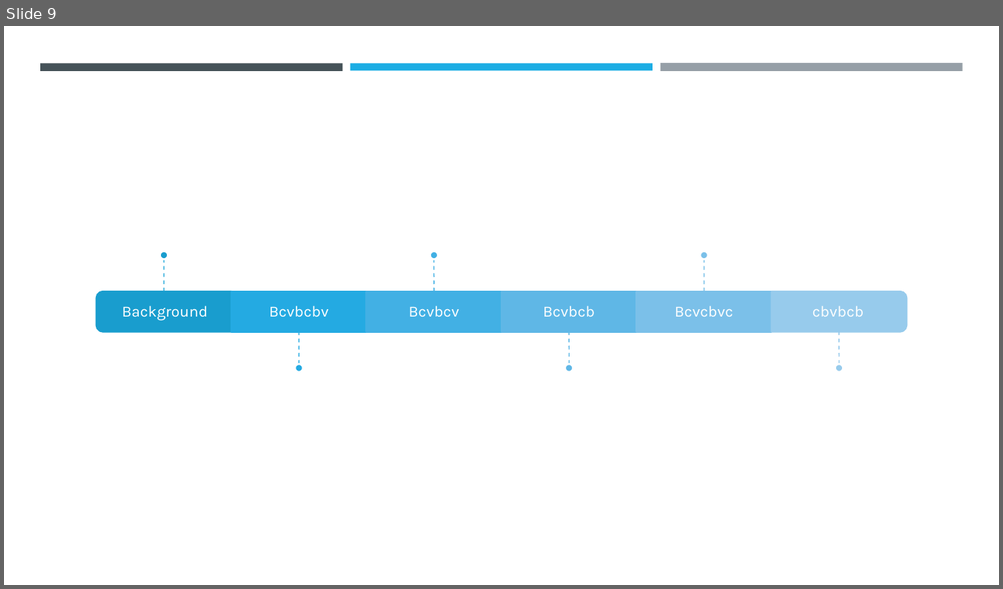
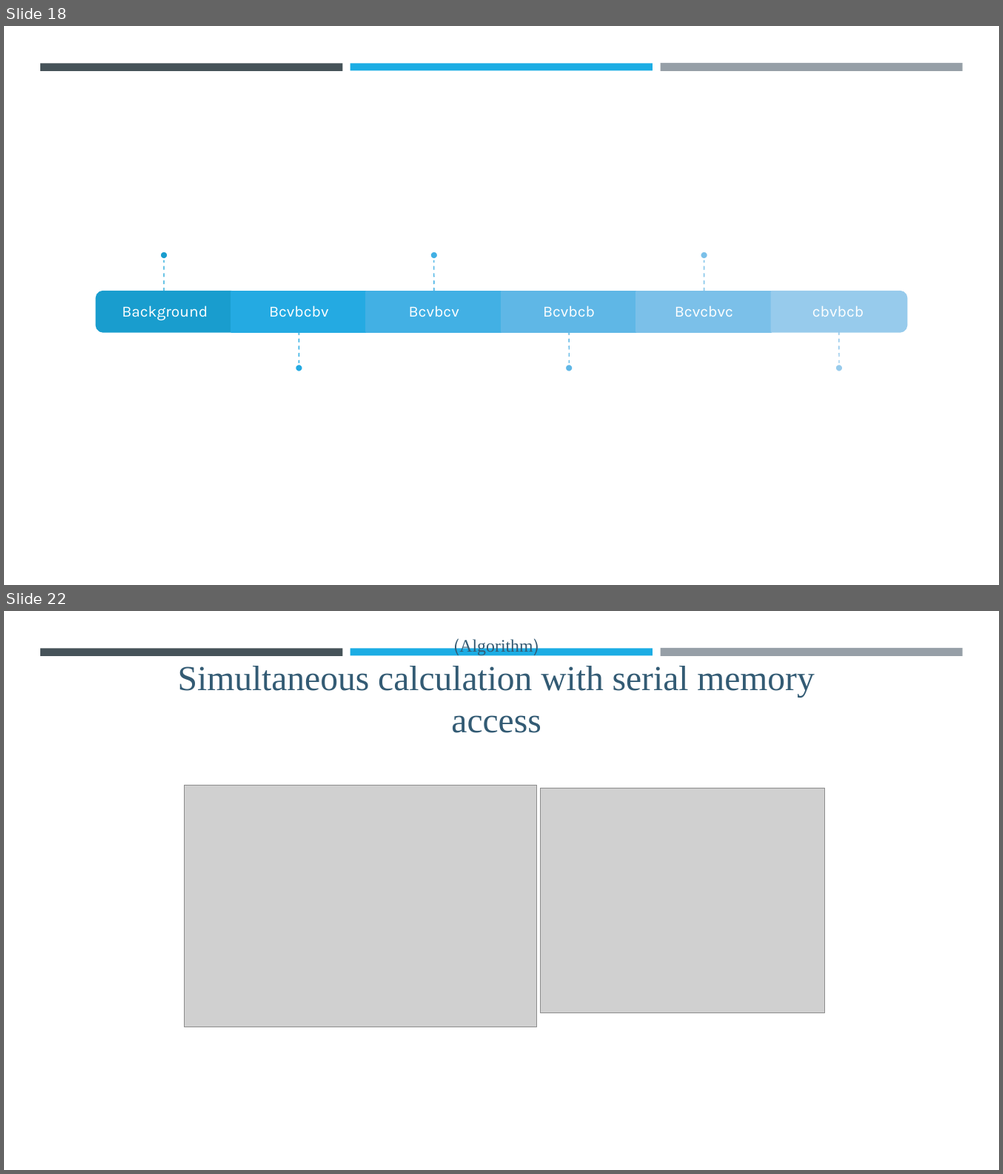
Before and after one commit to gvol11/MGA-MFD, a slide deck: Future Forward.pptx. Shown one above the other, each under a label of ours: slide 9 before the commit, slides 18 and 22 after it; the slides between them are not shown. The pictures are 1003x589 and 1003x1174 pixels, drawn with LibreOffice and Linux fonts; fonts in the diff are those of the drawing; grey boxes stand for pictures. Boxes give left, top, right and bottom in pixels: in the first picture for what was removed or moved away, otherwise in the second. Text is boxed around its words. In the diff, an @@ line names an element or a change of style, - is before the commit and + after.

```diff
--- a/Future Forward.pptx
+++ b/Future Forward.pptx
@@ slide 22 added at (x1=4, y1=611, x2=999, y2=1170), background #FFFFFF; not listed: 3 template elements that a slide beside it also shows @@
@@ text added at (x1=178, y1=638, x2=814, y2=733), 34 pt, text #335B74 @@
+(Algorithm)
+Simultaneous calculation with serial memory access
@@ table added at (x1=129, y1=722, x2=170, y2=762), 1 rows, 1 columns @@
+
@@ picture added at (x1=185, y1=785, x2=537, y2=1027) @@
@@ picture added at (x1=540, y1=789, x2=825, y2=1013) @@
@@ what was slide 9 is now slide 18 @@
```
Also in this commit, not shown: 2 slides changed, 20 other slides added.
